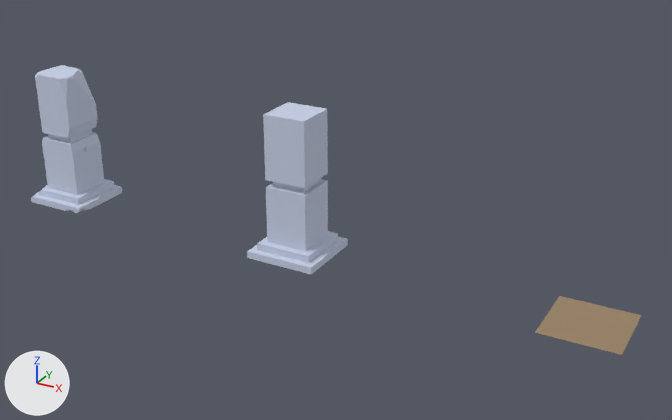
The glTF model public/models/tiles01.glb: old version first, new version second.
Rendered twice from a 50 mm camera at (5.99, -9.81, 5.65) aimed at (0.52, 0.13, 0.68). Lighting does not change. The marker at lower left points along +X, +Y and +Z.

The first picture shows 'column01', 'column02', 'groundDirt01'.
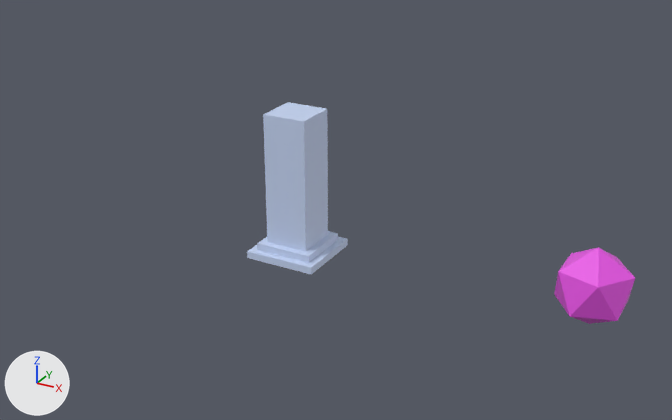
Where the newer file only moved an object's origin or applied its transform, the numbers keep the older frame.

Boxes (x1, y1, x2, y2) around the edits, measured in the pictures (672 x 420 px):
'column02', deleted
    before: (31, 65, 122, 213)
'sphere', added (pink)
    after: (554, 247, 635, 324)
'groundDirt01', deleted
    before: (535, 296, 641, 355)

The change, as a list of edits to the scene's bpy script:
```text
Add mat_sphere01:
    mat_sphere01 = principled_material('sphere01')
    mat_sphere01.base_color = (0.8, 0.0859, 0.775)  # pink #e753e4
Add me_icosphere:
    me_icosphere.from_pydata(...)  # an icosphere of 20 faces spanning x -0.447..0.447, y -0.425..0.425, z -0.5..0.5
    me_icosphere.materials.append(mat_sphere01)  # pink #e753e4
Remove ob_column02:
    ob_column02 = bpy.data.objects.new('column02', me_cube_002_dmg)
    ob_column02.location = (-4.0, 0.0, 0.5)
Remove ob_grounddirt01:
    ob_grounddirt01 = bpy.data.objects.new('groundDirt01', me_plane)
    ob_grounddirt01.location = (4.0, 0.0, 0.0)
Add ob_sphere:
    ob_sphere = bpy.data.objects.new('sphere', me_icosphere)
    ob_sphere.location = (4.0, 0.0, 0.5)
```
